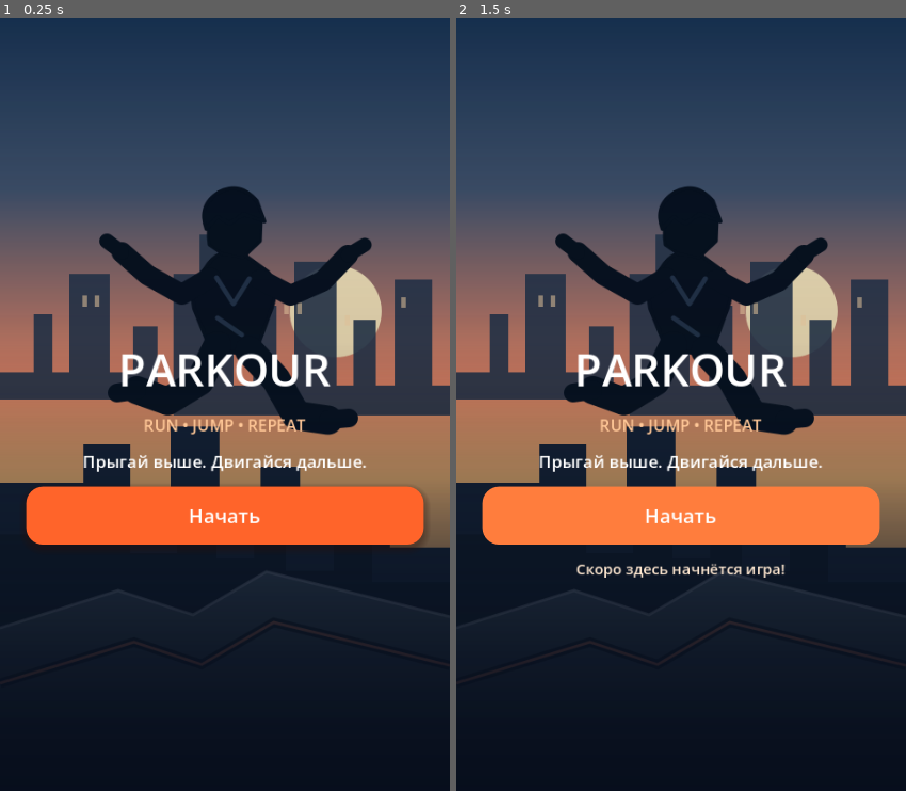
Above: before the commit, frames 1-2 (left to right).
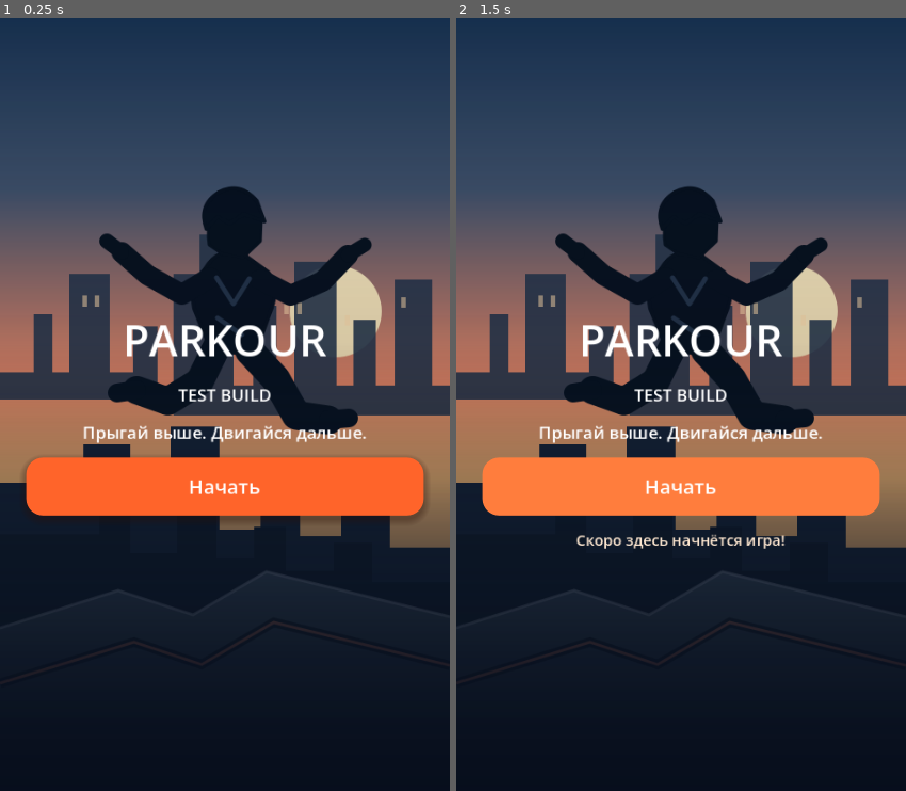
Above: after the commit, the same moments.

Repository: starden-opsv/Parkour
Game: Godot game, scene res://main.tscn
Two runs of this game, one before a commit and one after it. Both use one fixed random seed, a clock stepped at 60 frames per second and the inputs below.
Inputs:
- Up to frame 1 (0.25 s): no input
- Up to frame 2 (1.5 s): click "Начать" at 0.5 s; click "Начать" at 1.25 s

The runs differ from the first frame. In frame 1, 9.8% of the frame differs, in the area x 5-95%, y 39-69%; in frame 2, 10%, in the area x 5-95%, y 39-73%.

Commit message:
Refine vertical Parkour welcome screen labels

Diff:
--- a/main.tscn
+++ b/main.tscn
@@ -53,22 +53,22 @@
 theme_override_constants/separation = 14
 
 [node name="SpacerTop" type="Control" parent="Content"]
-custom_minimum_size = Vector2(0, 310)
+custom_minimum_size = Vector2(0, 280)
 layout_mode = 2
 size_flags_vertical = 3
 
 [node name="Title" type="Label" parent="Content"]
 layout_mode = 2
 theme_override_colors/font_color = Color(1, 1, 1, 1)
-theme_override_font_sizes/font_size = 48
+theme_override_font_sizes/font_size = 46
 text = "PARKOUR"
 horizontal_alignment = 1
 
 [node name="Subtitle" type="Label" parent="Content"]
 layout_mode = 2
-theme_override_colors/font_color = Color(1, 0.78, 0.59, 1)
-theme_override_font_sizes/font_size = 17
-text = "RUN • JUMP • REPEAT"
+theme_override_colors/font_color = Color(1, 1, 1, 1)
+theme_override_font_sizes/font_size = 18
+text = "TEST BUILD"
 horizontal_alignment = 1
 
 [node name="Tagline" type="Label" parent="Content"]
